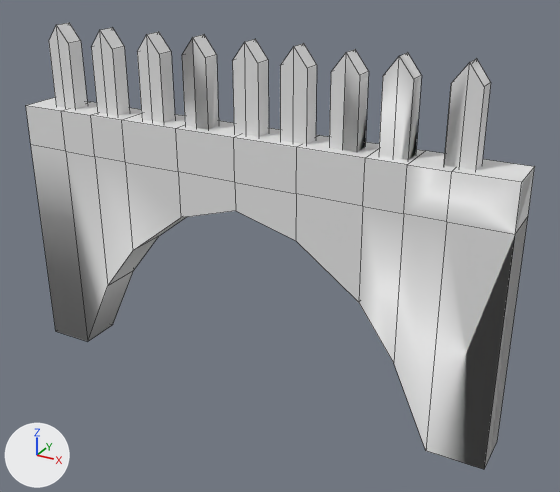
One commit to the FBX model Ash/3D Models fbx files/Level 2/Inside castle/Arch_low.fbx: the scene before it, then after it.
The view is the same before and after, from a 50 mm lens placed at (1.87, -3.2, 2.46), pointed at (0.09, 0.04, 0.84). Arrows for +X, +Y and +Z are at lower left; the lights stay in place. Mesh edges are drawn as thin lines. Vertices at the same position are counted once.

In view in the first picture: 'Archer_low'.
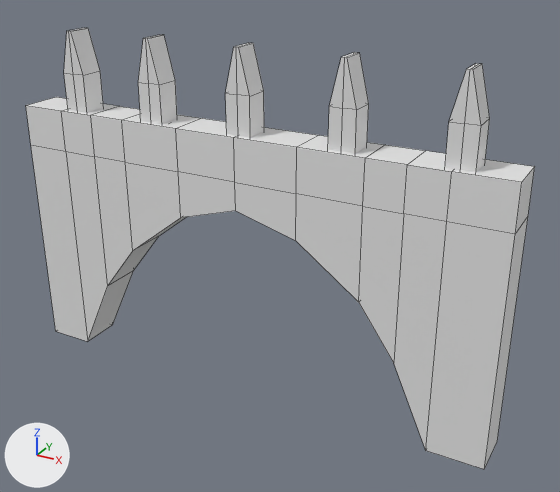
Commit message: (NEW) Arch_low and Arch_high

What changed in the scene script:
```text
Change me_cube_050:
    used by ob_archer_low; location = (0.0, 0.0, 0.0)
    remove me_cube_050.from_pydata(...)  # 419 vertices, 311 faces; spans x -1.45..1.29, y -0.12..0.12, z -0.01..1.88
    add me_cube_050.from_pydata(...)  # 156 vertices, 144 faces; spans x -1.45..1.29, y -0.12..0.12, z -0.01..1.86
    me_cube_050 part 1: the loose piece of 35 vertices spanning x 0.4..0.54, y -0.05..0.04, z 1.41..1.88 is rebuilt with 18 vertices and now spans x 0.41..0.54, y -0.08..0.05, z 1.43..1.86
    me_cube_050 part 2: the loose piece of 33 vertices spanning x 0.94..1.08, y -0.05..0.04, z 1.42..1.88 is rebuilt with 18 vertices and now spans x 0.96..1.09, y -0.08..0.05, z 1.43..1.86
    me_cube_050 part 3: the loose piece of 27 vertices spanning x -0.12..0.02, y -0.05..0.04, z 1.42..1.88 is rebuilt with 18 vertices and now spans x -0.14..-0.01, y -0.08..0.05, z 1.43..1.86
    me_cube_050 part 4: the loose piece of 16 vertices spanning x -0.68..-0.54, y -0.05..0.04, z 1.41..1.88 is rebuilt with 18 vertices and now spans x -0.67..-0.53, y -0.08..0.05, z 1.43..1.86
    me_cube_050 part 5: a new loose piece of 18 vertices spanning x -1.17..-1.03, y -0.08..0.05, z 1.43..1.86
    me_cube_050 part 6: 6 loose pieces with 141 vertices, spanning x -1.28..0.78, y -0.05..0.04, z 1.41..1.88, are deleted
```

Boxes (x1, y1, x2, y2) around the edits, measured in the pictures (560 x 492 px):
'Archer_low', reshaped: before (26, 23, 535, 469); after (26, 28, 535, 469)
part 1 of me_cube_050, rebuilt: before (329, 49, 369, 152); after (328, 52, 369, 154)
part 2 of me_cube_050, rebuilt: before (444, 59, 491, 170); after (445, 63, 490, 172)
part 3 of me_cube_050, rebuilt: before (232, 39, 269, 137); after (225, 43, 264, 138)
part 4 of me_cube_050, rebuilt: before (137, 32, 175, 123); after (138, 35, 177, 124)
part 5 of me_cube_050, added: after (64, 28, 104, 113)
part 6 of me_cube_050, deleted: before (49, 23, 422, 160)
